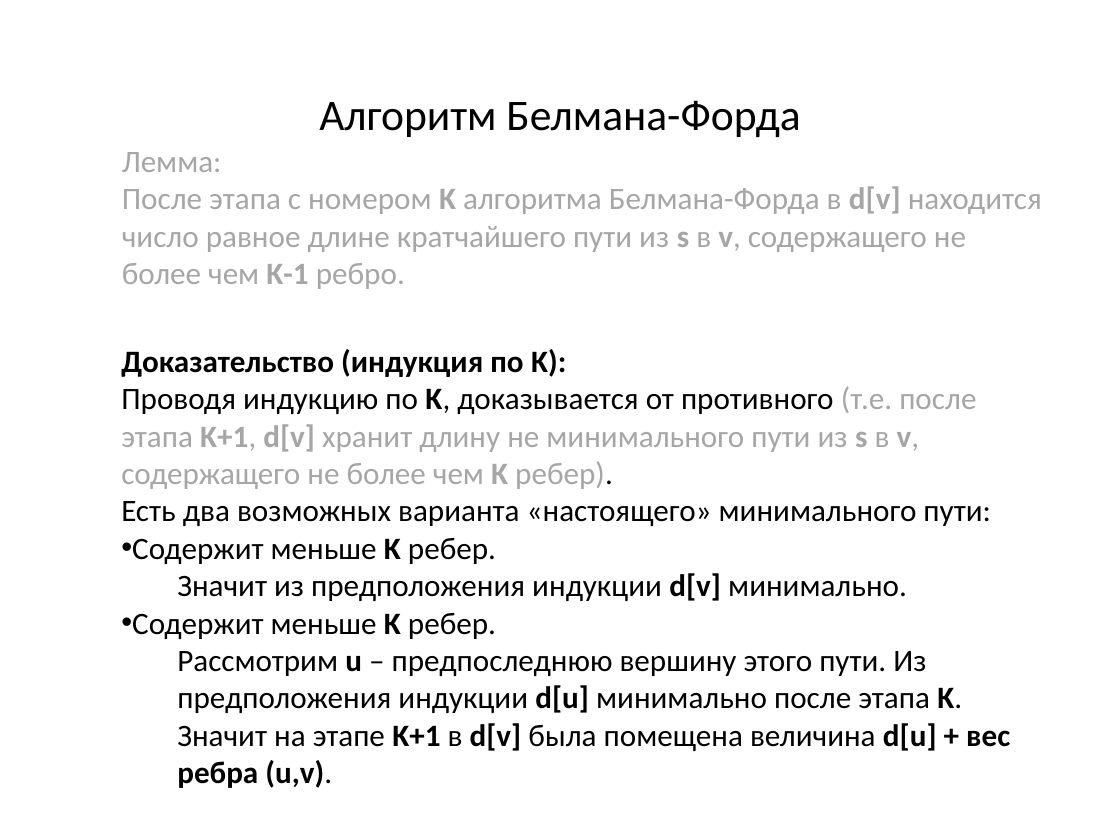
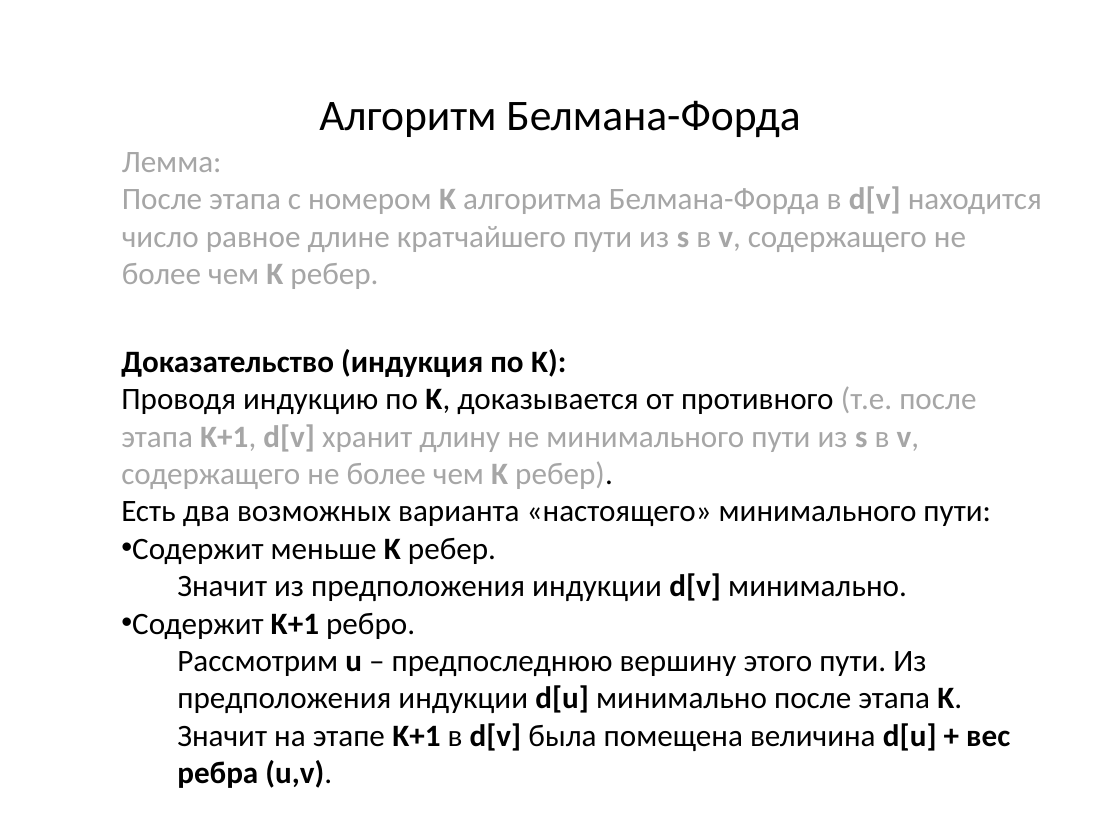
Before and after one commit to SteinbergOB/ANG, a slide deck: slide 72 of Презентации/Лекция 3.pptx (slide 66 before the commit). Drawn at 1120x840 pixels with LibreOffice and Linux fonts; fonts in the diff are those of the drawing. Boxes give left, top, right and bottom in pixels: in the first picture for what was removed or moved away, otherwise in the second. Text is boxed around its words. In the diff, an @@ line names an element or a change of style, - is before the commit and + after.

```diff
--- a/Презентации/Лекция 3.pptx
+++ b/Презентации/Лекция 3.pptx
@@ text at [122, 186, 1042, 289]: text changed @@
-После этапа с номером K алгоритма Белмана-Форда в d[v] находится число равное длине кратчайшего пути из s в v, содержащего не более чем K-1 ребро.
+После этапа с номером K алгоритма Белмана-Форда в d[v] находится число равное длине кратчайшего пути из s в v, содержащего не более чем K ребер.
@@ text at [132, 613, 415, 639]: text changed @@
-• Содержит меньше K ребер.
+• Содержит K+1 ребро.
```
Also in this commit, not shown: 35 other slides changed, 14 slides added, 5 slides removed, 2 other files.
